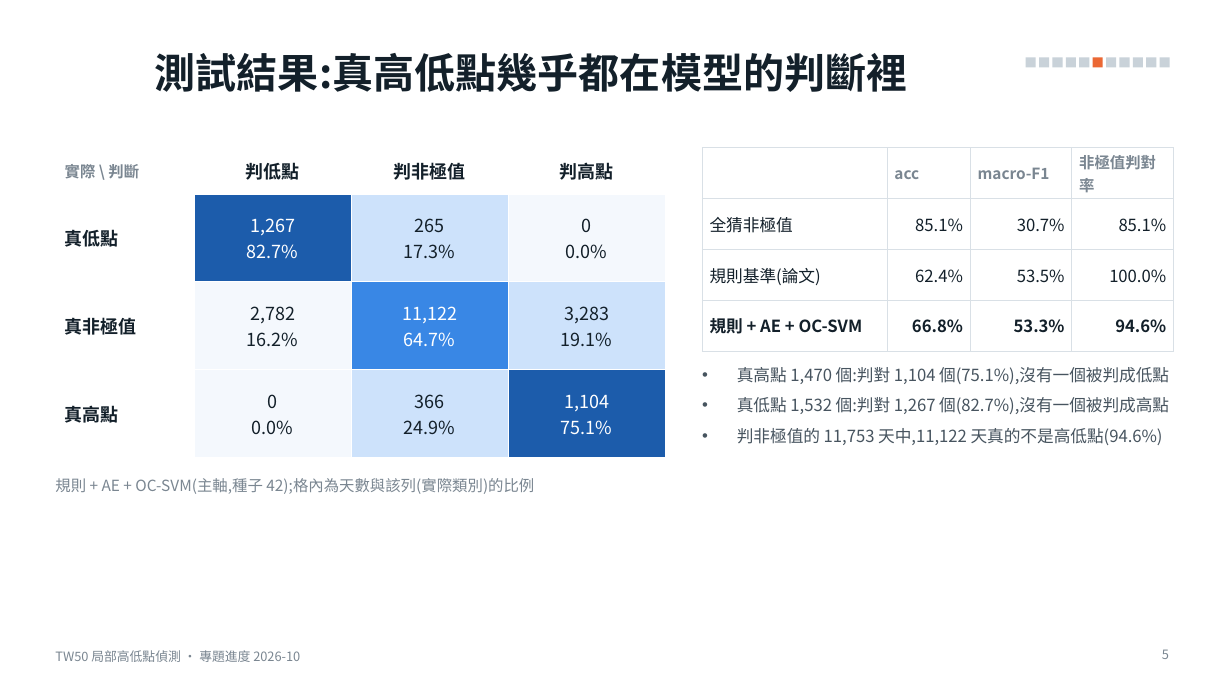
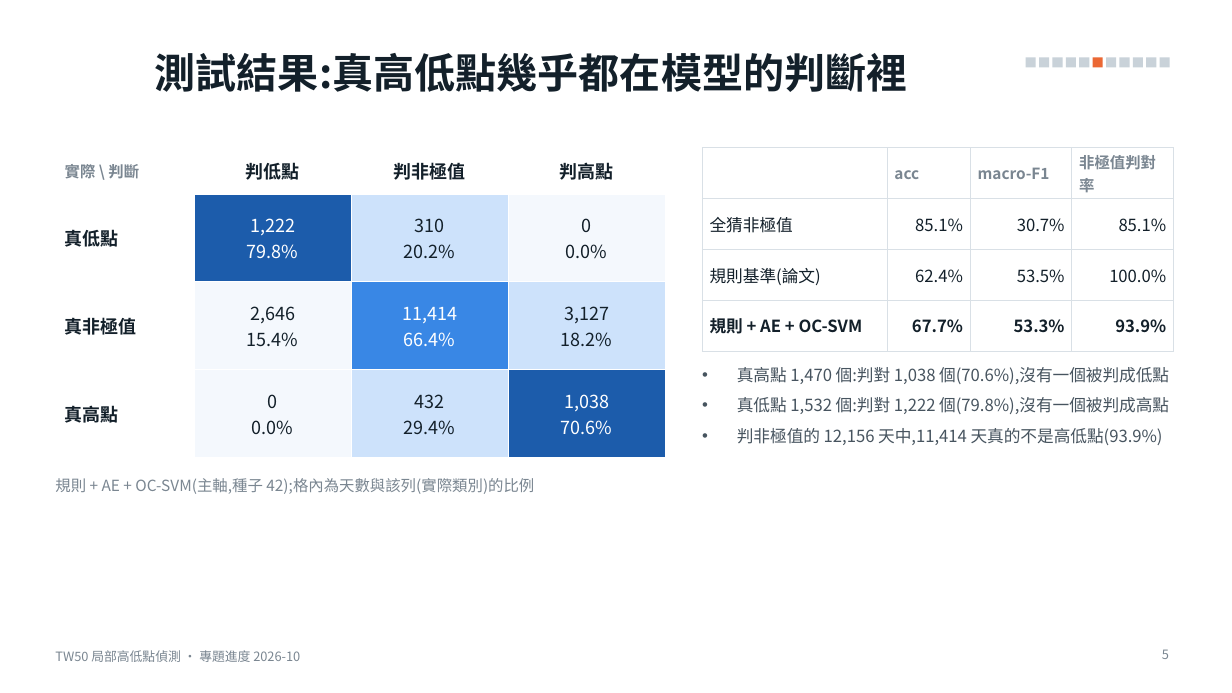
Before and after one commit to alextixu/fcukproject, a slide deck: slide 5 of method_kline_peak/report/TW50_局部高低點_專題進度.pptx. Drawn at 1232x693 pixels with LibreOffice and Linux fonts; fonts in the diff are those of the drawing. Boxes give left, top, right and bottom in pixels: in the first picture for what was removed or moved away, otherwise in the second. Text is boxed around its words. In the diff, an @@ line names an element or a change of style, - is before the commit and + after.

```diff
--- a/method_kline_peak/report/TW50_局部高低點_專題進度.pptx
+++ b/method_kline_peak/report/TW50_局部高低點_專題進度.pptx
@@ table at (55, 148, 665, 439) @@
-row 2, column 2: 1,267 / 82.7%
+row 2, column 2: 1,222 / 79.8%
-row 2, column 3: 265 / 17.3%
+row 2, column 3: 310 / 20.2%
-row 3: 真非極值 | 2,782 / 16.2% | 11,122 / 64.7% | 3,283 / 19.1%
+row 3: 真非極值 | 2,646 / 15.4% | 11,414 / 66.4% | 3,127 / 18.2%
-row 4, column 3: 366 / 24.9%
+row 4, column 3: 432 / 29.4%
-row 4, column 4: 1,104 / 75.1%
+row 4, column 4: 1,038 / 70.6%
@@ table at (702, 148, 1174, 342) @@
-row 4, column 2: 66.8%
+row 4, column 2: 67.7%
-row 4, column 4: 94.6%
+row 4, column 4: 93.9%
@@ text at (737, 367, 1169, 445): text changed @@
-• 真高點 1,470 個:判對 1,104 個(75.1%),沒有一個被判成低點
-• 真低點 1,532 個:判對 1,267 個(82.7%),沒有一個被判成高點
-• 判非極值的 11,753 天中,11,122 天真的不是高低點(94.6%)
+• 真高點 1,470 個:判對 1,038 個(70.6%),沒有一個被判成低點
+• 真低點 1,532 個:判對 1,222 個(79.8%),沒有一個被判成高點
+• 判非極值的 12,156 天中,11,414 天真的不是高低點(93.9%)
```
Also in this commit, not shown: 3 other slides changed, 6 other files.
